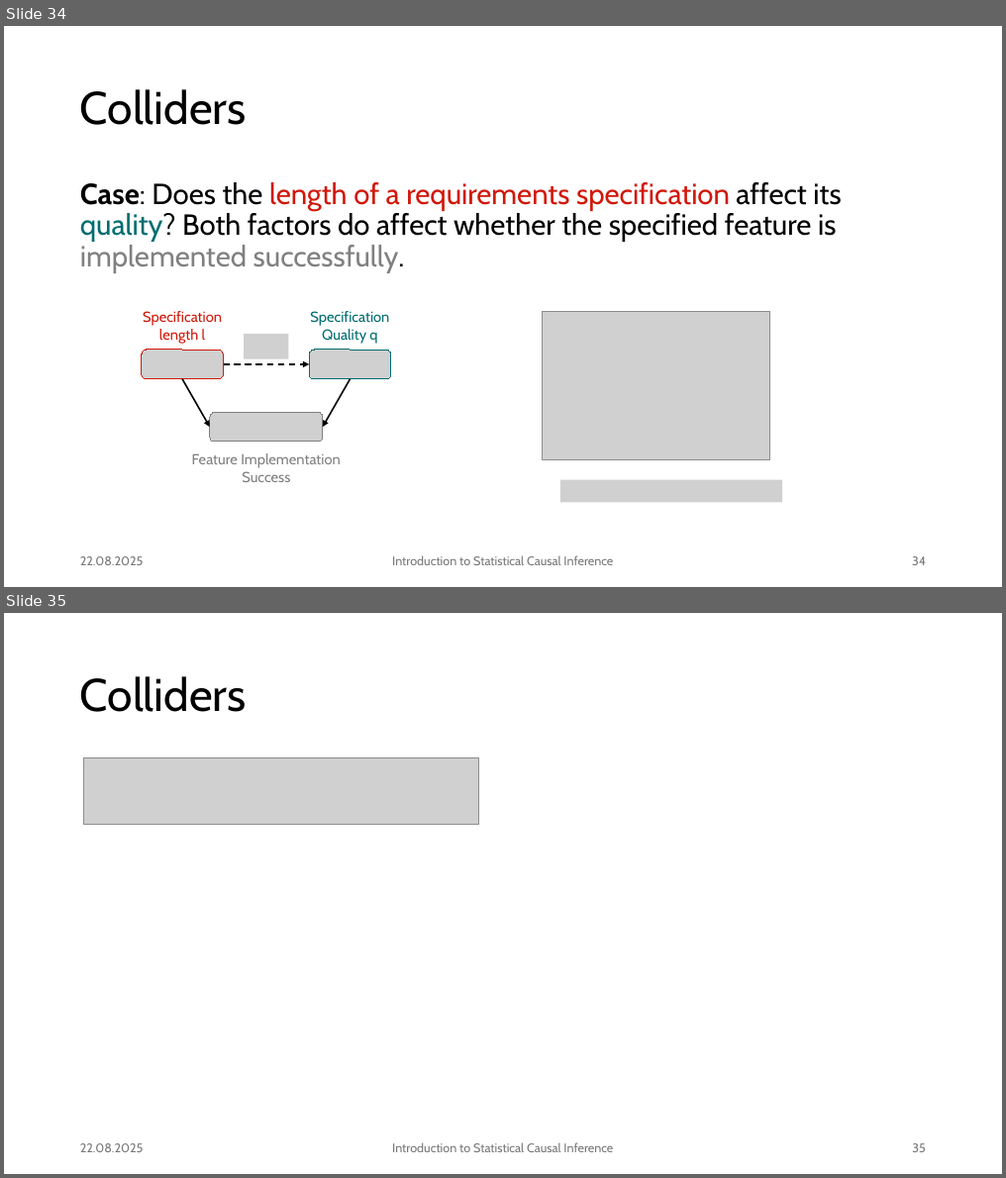
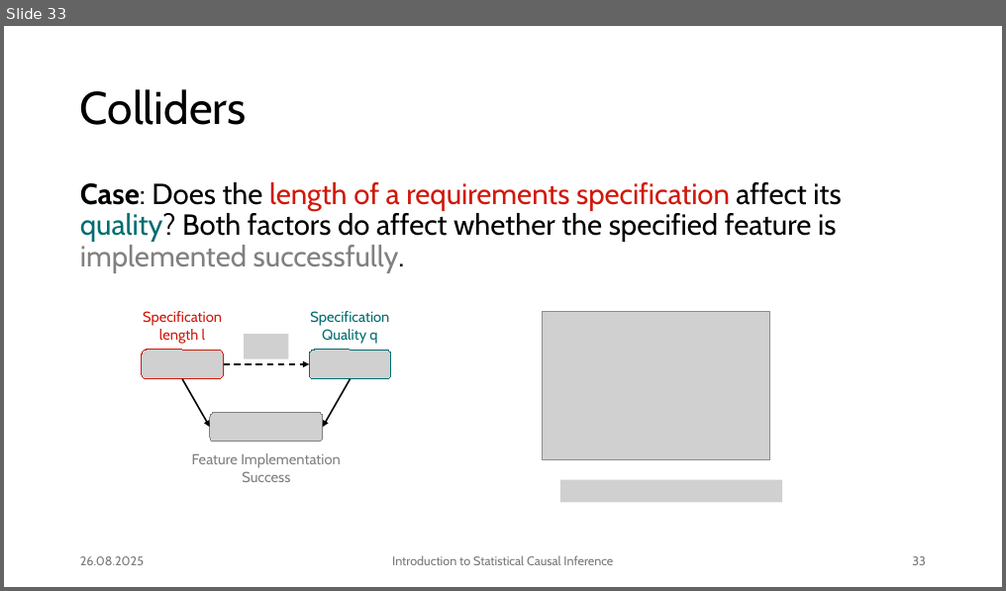
Before and after one commit to JulianFrattini/bda4sci, a slide deck: version2/slides/intro-sci.pptx. Shown one above the other, each under a label of ours: slides 34 and 35 before the commit, slide 33 after it. The pictures are 1006x1178 and 1006x591 pixels, drawn with LibreOffice and Linux fonts; fonts in the diff are those of the drawing; grey boxes stand for pictures; background and template pictures are left out. Boxes give left, top, right and bottom in pixels: in the first picture for what was removed or moved away, otherwise in the second. Text is boxed around its words. In the diff, an @@ line names an element or a change of style, - is before the commit and + after.

```diff
--- a/version2/slides/intro-sci.pptx
+++ b/version2/slides/intro-sci.pptx
@@ slide 35 removed at (4,613,1002,1174), background #FFFFFF @@
@@ title removed at (80,676,247,712) @@
-Colliders
@@ picture removed at (84,759,479,825) @@
@@ text removed at (80,1144,144,1153) @@
-22.08.2025
@@ text removed at (392,1143,613,1153) @@
-Introduction to Statistical Causal Inference
@@ page number removed at (912,1144,926,1153) @@
-35
@@ what was slide 34 is now slide 33 @@
@@ slide 33 changed as well @@
@@ text at (80,557,144,566): text changed @@
-22.08.2025
+26.08.2025
@@ page number at (912,557,926,566): text changed @@
-34
+33
```
Also in this commit, not shown: 51 other slides changed, 12 slides added, 3 other slides removed, 2 other files.
